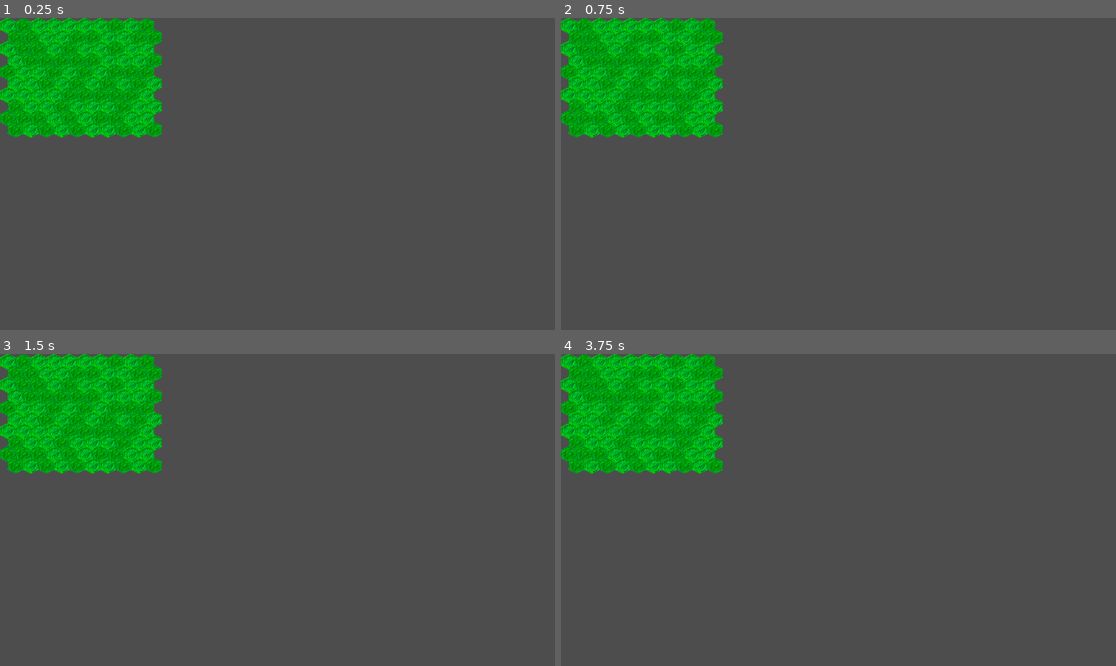
Above: before the commit, frames 1-4 (two rows, left to right).
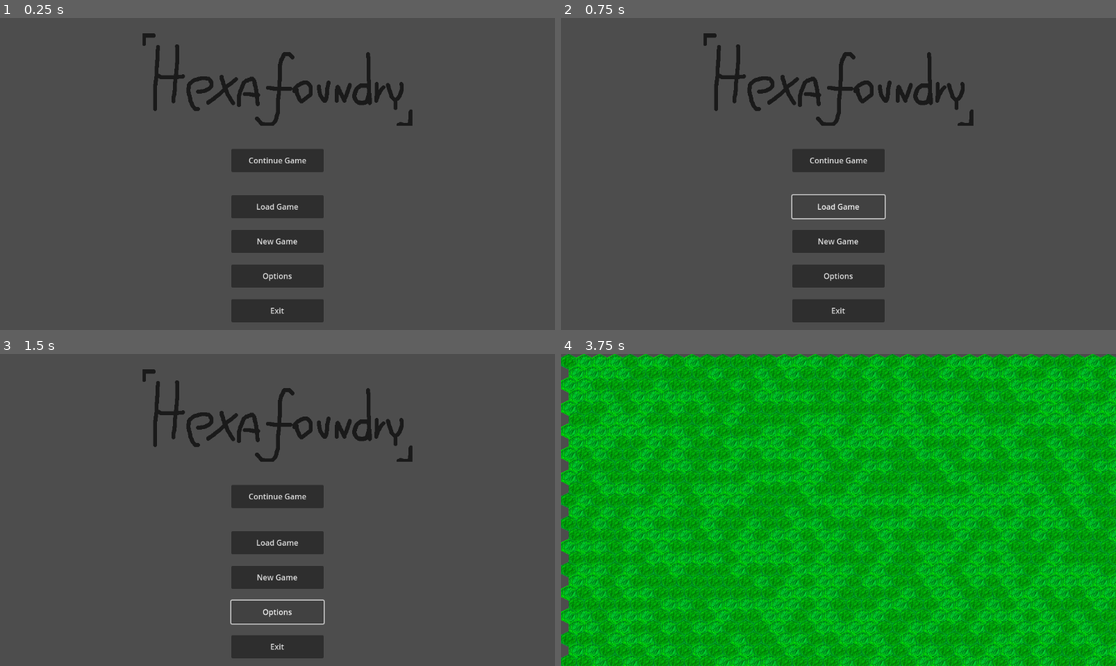
Above: after the commit, the same moments.

Repository: Photon-Gravity/Hexafoundry
Game: Godot game, scene res://scenes/menus/main_menu/menu_screen.tscn
Same seed, same stepped clock (60 frames per second), same inputs: the game is played once before the commit and once after it. Before the commit the project starts from res://world.tscn.
Inputs (mouse positions are in pixels of both pictures, inside the frame that each line leads up to):
- Up to frame 1 (0.25 s): no input
- Up to frame 2 (0.75 s): click (838, 205) at 0.5 s, where only the run after the commit has a clickable "Load Game"
- Up to frame 3 (1.5 s): click (277, 612) at 1.25 s, where only the run after the commit has a clickable "Options"
- Up to frame 4 (3.75 s): click (838, 578) at 2 s, where only the run after the commit has a clickable "New Game"; click (838, 578) at 2.75 s, where only the run after the commit has a clickable "New Game"; click (838, 497) at 3.5 s, where only the run after the commit has a clickable "Continue Game"

The runs differ from the first frame. In frame 1, 18% of the frame differs, in the area x 0-75%, y 0-98%; in frame 2, 17%; in frame 3, 17%; in frame 4, 92%, in the area x 0-100%, y 0-100%.

Commit message:
Implemented a menu screen, with continue game and exit buttons.

Diff:
--- a/project.godot
+++ b/project.godot
@@ -11,6 +11,6 @@
 [application]
 
 config/name="Hexafoundry"
-run/main_scene="res://world.tscn"
+run/main_scene="res://scenes/menus/main_menu/menu_screen.tscn"
 config/features=PackedStringArray("4.3", "Forward Plus")
 config/icon="res://icon.svg"
--- a/tile_map_layer.gd
+++ b/scenes/World/floor_layer.gd
@@ -3,13 +3,16 @@
 
 # Called when the node enters the scene tree for the first time.
 func _ready() -> void:
-	generateTerrainRectangle(Vector2i(0, 0), Vector2i(10, 10))
+	generateChunk(Vector2i(0, 0))
 	pass # Replace with function body.
 
 
 # Called every frame. 'delta' is the elapsed time since the previous frame.
 func _process(delta: float) -> void:
 	pass
+
+func generateChunk(cPos: Vector2i):
+	generateTerrainRectangle(cPos * 64, (cPos + Vector2i(1, 1)) * 64)
 
 
 func generateTerrainRectangle(beg: Vector2i, end: Vector2i) -> void:
--- /dev/null
+++ b/scenes/World/world.tscn
@@ -0,0 +1,53 @@
+[gd_scene load_steps=5 format=3 uid="uid://bn4rhbu7c8b44"]
+
+[ext_resource type="Texture2D" uid="uid://ccgi15mpkfscy" path="res://assets/sprites/tiles/floor-atlas.png" id="1_imfps"]
+
+[sub_resource type="TileSetAtlasSource" id="TileSetAtlasSource_qn4im"]
+texture = ExtResource("1_imfps")
+texture_region_size = Vector2i(32, 32)
+0:0/0 = 0
+1:0/0 = 0
+3:0/0 = 0
+0:1/0 = 0
+2:1/next_alternative_id = 4
+2:1/0 = 0
+2:0/next_alternative_id = 3
+2:0/0 = 0
+
+[sub_resource type="TileSet" id="TileSet_33vrr"]
+tile_shape = 3
+tile_size = Vector2i(32, 32)
+sources/0 = SubResource("TileSetAtlasSource_qn4im")
+
+[sub_resource type="GDScript" id="GDScript_6jlkw"]
+script/source = "extends TileMapLayer
+
+
+# Called when the node enters the scene tree for the first time.
+func _ready() -> void:
+	generateChunk(Vector2i(0, 0))
+	pass # Replace with function body.
+
+
+# Called every frame. 'delta' is the elapsed time since the previous frame.
+func _process(delta: float) -> void:
+	pass
+
+func generateChunk(cPos: Vector2i):
+	generateTerrainRectangle(cPos * 64, (cPos + Vector2i(1, 1)) * 64)
+
+
+func generateTerrainRectangle(beg: Vector2i, end: Vector2i) -> void:
+	for i in range(beg.x, end.x):
+		for j in range(beg.y, end.y):
+			generateTile(Vector2i(i, j))
+
+func generateTile(pos: Vector2i) -> void:
+	set_cell(pos, 0, Vector2i(2, randi()%2), 0)
+"
+
+[node name="World" type="Node2D"]
+
+[node name="FloorLayer" type="TileMapLayer" parent="."]
+tile_set = SubResource("TileSet_33vrr")
+script = SubResource("GDScript_6jlkw")
--- /dev/null
+++ b/scenes/menus/main_menu/button.gd
@@ -0,0 +1,13 @@
+extends Button
+
+
+# Called when the node enters the scene tree for the first time.
+func _ready() -> void:
+	pass
+
+
+# Called every frame. 'delta' is the elapsed time since the previous frame.
+func _process(delta: float) -> void:
+	pass
+
+func onPress():
--- /dev/null
+++ b/scenes/menus/main_menu/menu_screen.gd
@@ -0,0 +1,22 @@
+class_name MainMenu
+extends Control
+
+@onready var continue_button: Button = $MarginContainer/HBoxContainer/VBoxContainer/Button
+@onready var exit_button: Button = $MarginContainer/HBoxContainer/VBoxContainer/Button5
+@onready var debug_world = preload("res://scenes/World/world.tscn")
+
+# Called when the node enters the scene tree for the first time.
+func _ready() -> void:
+	continue_button.button_down.connect(continue_button_down)
+	exit_button.button_down.connect(exit_button_down)
+
+
+# Called every frame. 'delta' is the elapsed time since the previous frame.
+func _process(delta: float) -> void:
+	pass
+
+func continue_button_down() -> void:
+	get_tree().change_scene_to_packed(debug_world)
+
+func exit_button_down() -> void:
+	get_tree().quit()
--- /dev/null
+++ b/scenes/menus/main_menu/menu_screen.tscn
@@ -0,0 +1,74 @@
+[gd_scene load_steps=3 format=3 uid="uid://cj270e3r4c1en"]
+
+[ext_resource type="Texture2D" uid="uid://t8ur808pkeyw" path="res://assets/sprites/menus/title.png" id="1_r5dnw"]
+[ext_resource type="Script" path="res://scenes/menus/main_menu/menu_screen.gd" id="1_vw1du"]
+
+[node name="Main_Menu" type="Control"]
+layout_mode = 3
+anchors_preset = 15
+anchor_right = 1.0
+anchor_bottom = 1.0
+grow_horizontal = 2
+grow_vertical = 2
+script = ExtResource("1_vw1du")
+
+[node name="MarginContainer" type="MarginContainer" parent="."]
+layout_mode = 1
+anchors_preset = 15
+anchor_right = 1.0
+anchor_bottom = 1.0
+grow_horizontal = 2
+grow_vertical = 2
+theme_override_constants/margin_left = 16
+theme_override_constants/margin_top = 16
+theme_override_constants/margin_right = 16
+theme_override_constants/margin_bottom = 16
+
+[node name="VBoxContainer" type="VBoxContainer" parent="MarginContainer"]
+layout_mode = 2
+theme_override_constants/separation = 16
+
+[node name="Separator" type="Control" parent="MarginContainer/VBoxContainer"]
+layout_mode = 2
+
+[node name="TextureRect" type="TextureRect" parent="MarginContainer/VBoxContainer"]
+layout_mode = 2
+texture = ExtResource("1_r5dnw")
+stretch_mode = 3
+
+[node name="HBoxContainer" type="HBoxContainer" parent="MarginContainer"]
+layout_mode = 2
+alignment = 1
+
+[node name="VBoxContainer" type="VBoxContainer" parent="MarginContainer/HBoxContainer"]
+layout_mode = 2
+theme_override_constants/separation = 24
+alignment = 2
+
+[node name="Button" type="Button" parent="MarginContainer/HBoxContainer/VBoxContainer"]
+custom_minimum_size = Vector2(192, 48)
+layout_mode = 2
+text = "Continue Game"
+
+[node name="Separator" type="Control" parent="MarginContainer/HBoxContainer/VBoxContainer"]
+layout_mode = 2
+
+[node name="Button2" type="Button" parent="MarginContainer/HBoxContainer/VBoxContainer"]
+custom_minimum_size = Vector2(192, 48)
+layout_mode = 2
+text = "Load Game"
+
+[node name="Button3" type="Button" parent="MarginContainer/HBoxContainer/VBoxContainer"]
+custom_minimum_size = Vector2(192, 48)
+layout_mode = 2
+text = "New Game"
+
+[node name="Button4" type="Button" parent="MarginContainer/HBoxContainer/VBoxContainer"]
+custom_minimum_size = Vector2(192, 48)
+layout_mode = 2
+text = "Options"
+
+[node name="Button5" type="Button" parent="MarginContainer/HBoxContainer/VBoxContainer"]
+custom_minimum_size = Vector2(192, 48)
+layout_mode = 2
+text = "Exit"
--- a/world.tscn
+++ /dev/null
@@ -1,28 +0,0 @@
-[gd_scene load_steps=5 format=3 uid="uid://bn4rhbu7c8b44"]
-
-[ext_resource type="Texture2D" uid="uid://ccgi15mpkfscy" path="res://floor-atlas.png" id="1_fsoet"]
-[ext_resource type="Script" path="res://tile_map_layer.gd" id="2_q7w6h"]
-
-[sub_resource type="TileSetAtlasSource" id="TileSetAtlasSource_qn4im"]
-texture = ExtResource("1_fsoet")
-texture_region_size = Vector2i(32, 32)
-0:0/0 = 0
-1:0/0 = 0
-3:0/0 = 0
-0:1/0 = 0
-2:1/next_alternative_id = 4
-2:1/0 = 0
-2:0/next_alternative_id = 3
-2:0/0 = 0
-2:0/1 = 1
-
-[sub_resource type="TileSet" id="TileSet_33vrr"]
-tile_shape = 3
-tile_size = Vector2i(32, 32)
-sources/0 = SubResource("TileSetAtlasSource_qn4im")
-
-[node name="World" type="Node2D"]
-
-[node name="TileMapLayer" type="TileMapLayer" parent="."]
-tile_set = SubResource("TileSet_33vrr")
-script = ExtResource("2_q7w6h")
Binary file added: assets/sprites/menus/title.png
Not shown, added: assets/sprites/menus/title.png.import
Renamed: floor-atlas.png -> assets/sprites/tiles/floor-atlas.png
Not shown, changed: assets/sprites/tiles/floor-atlas.png.import
Binary file removed: meowtrawav2.png
Renamed: node_2d.gd -> scenes/World/world.gd
